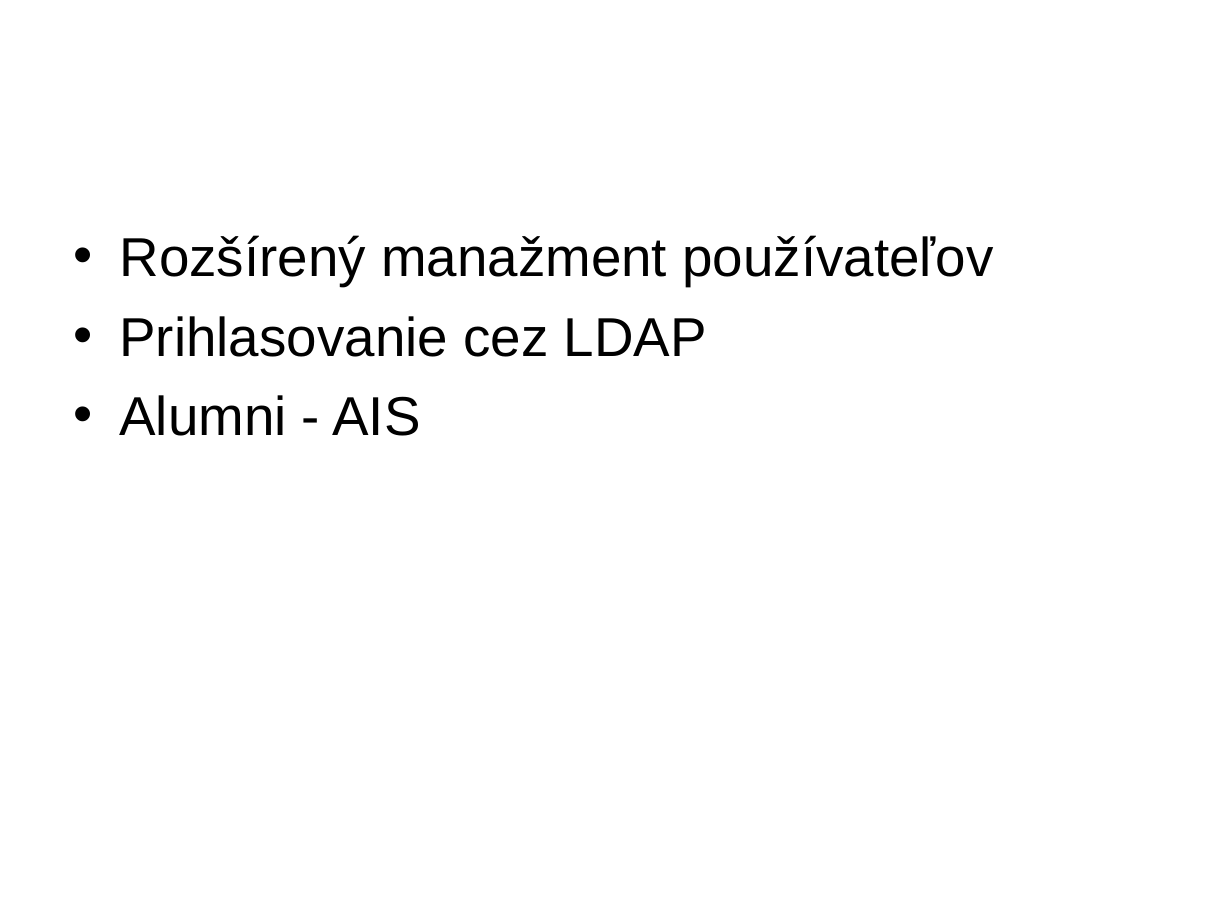
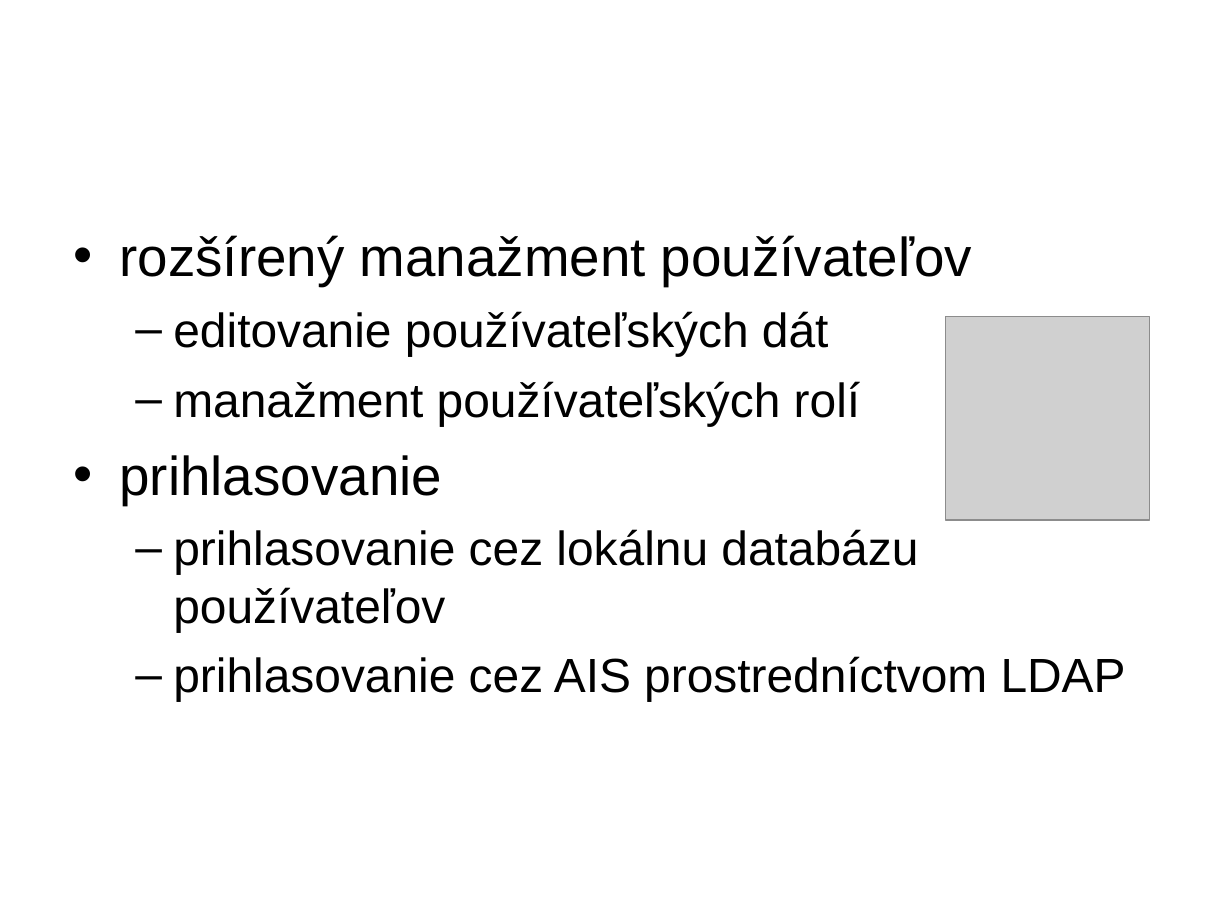
Before and after one commit to googlecode-mirror/timovy2007, a slide deck: slide 13 of doc/prezentacia/tech_presentation.ppt (slide 12 before the commit). Drawn at 1232x924 pixels with LibreOffice and Linux fonts; fonts in the diff are those of the drawing; grey boxes stand for pictures; background and template pictures are left out. Boxes give left, top, right and bottom in pixels: in the first picture for what was removed or moved away, otherwise in the second. Text is boxed around its words. In the diff, an @@ line names an element or a change of style, - is before the commit and + after.

```diff
--- a/doc/prezentacia/tech_presentation.ppt
+++ b/doc/prezentacia/tech_presentation.ppt
@@ text at [120, 235, 1126, 702]: text changed; size 32 to 28 pt @@
-• Rozšírený manažment používateľov
-• Prihlasovanie cez LDAP
-• Alumni - AIS
+• rozšírený manažment používateľov
+  – editovanie používateľských dát
+  – manažment používateľských rolí
+• prihlasovanie
+  – prihlasovanie cez lokálnu databázu používateľov
+  – prihlasovanie cez AIS prostredníctvom LDAP
@@ picture added at [946, 317, 1149, 520] @@
```
Also in this commit, not shown: 1 other slide changed, 1 slide added.
